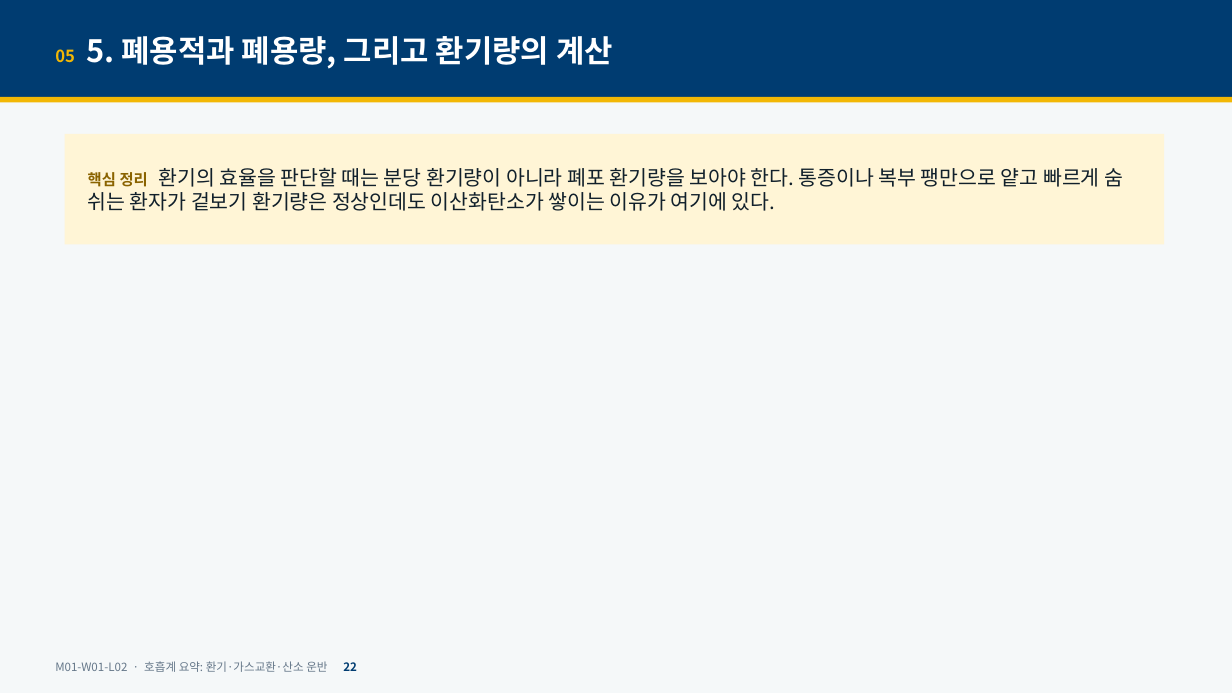
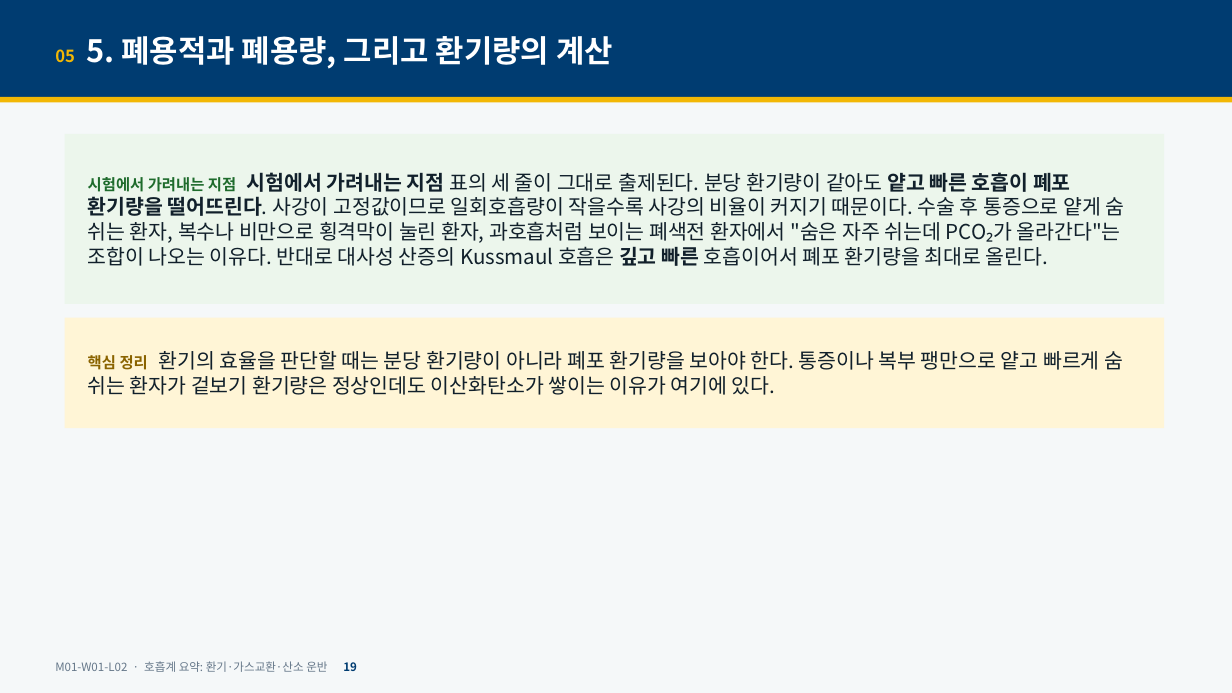
Before and after one commit to hoperiasd2/hoperiasd2.github.io, a slide deck: slide 19 of curriculum/M01/W01/L02/slides.pptx (slide 22 before the commit). Drawn at 1232x693 pixels with LibreOffice and Linux fonts; fonts in the diff are those of the drawing. Boxes give left, top, right and bottom in pixels: in the first picture for what was removed or moved away, otherwise in the second. Text is boxed around its words. In the diff, an @@ line names an element or a change of style, - is before the commit and + after.

```diff
--- a/curriculum/M01/W01/L02/slides.pptx
+++ b/curriculum/M01/W01/L02/slides.pptx
@@ rectangle "시험에서 가려내는 지점 시험에서 가려내는 ...": place and size @@
-rectangle "시험에서 가려내는 지점 시험에서 가려내는 ..." at [65, 134, 1165, 244]
+rectangle "시험에서 가려내는 지점 시험에서 가려내는 ..." at [65, 134, 1165, 304]
@@ rectangle "시험에서 가려내는 지점 시험에서 가려내는 ..." at [65, 134, 1165, 304]: fill #FFF5D6 to #ECF6EC @@
@@ text in rectangle at [88, 172, 1125, 266]: text changed @@
-핵심 정리 환기의 효율을 판단할 때는 분당 환기량이 아니라 폐포 환기량을 보아야 한다. 통증이나 복부 팽만으로 얕고 빠르게 숨 쉬는 환자가 겉보기 환기량은 정상인데도 이산화탄소가 쌓이는 이유가 여기에 있다.
+시험에서 가려내는 지점 시험에서 가려내는 지점 표의 세 줄이 그대로 출제된다. 분당 환기량이 같아도 얕고 빠른 호흡이 폐포 환기량을 떨어뜨린다. 사강이 고정값이므로 일회호흡량이 작을수록 사강의 비율이 커지기 때문이다. 수술 후 통증으로 얕게 숨 쉬는 환자, 복수나 비만으로 횡격막이 눌린 환자, 과호흡처럼 보이는 폐색전 환자에서 "숨은 자주 쉬는데 PCO₂가 올라간다"는 조합이 나오는 이유다. 반대로 대사성 산증의 Kussmaul 호흡은 깊고 빠른 호흡이어서 폐포 환기량을 최대로 올린다.
@@ rectangle added at [65, 318, 1165, 428], fill #FFF5D6, 16 pt, text #11202B @@
+핵심 정리 환기의 효율을 판단할 때는 분당 환기량이 아니라 폐포 환기량을 보아야 한다. 통증이나 복부 팽만으로 얕고 빠르게 숨 쉬는 환자가 겉보기 환기량은 정상인데도 이산화탄소가 쌓이는 이유가 여기에 있다.
@@ text at [55, 661, 357, 672]: text changed @@
-M01-W01-L02 · 호흡계 요약: 환기·가스교환·산소 운반 22
+M01-W01-L02 · 호흡계 요약: 환기·가스교환·산소 운반 19
```
Also in this commit, not shown: 23 other slides changed, 23 slides removed, 5 other files.
